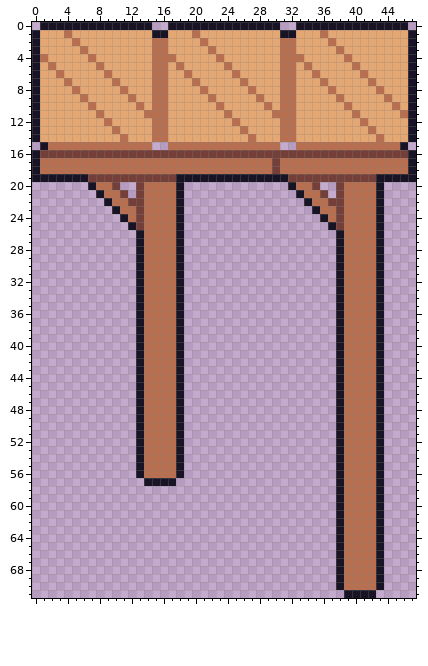
Pixel-art file: assets/store.aseprite. The picture above was drawn from the file before the commit.
48x72 pixels, 1 frame.
And afterwards:
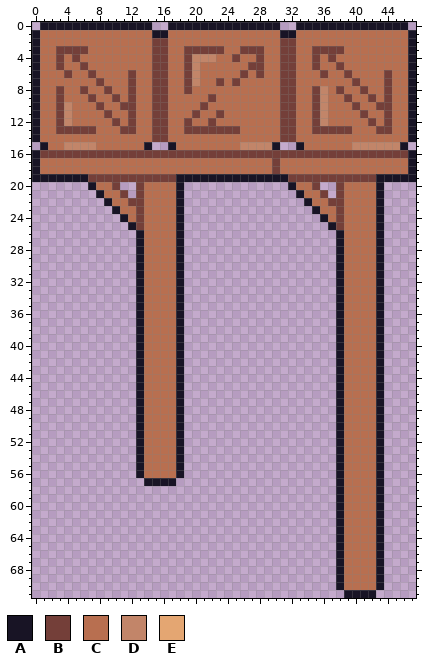
Palette (. is transparent): A #181425  B #743f39  C #b86f50  D #c28569  E #e4a672
Diff:
--- layer "store"
@@ x 0..47 @@
  0 .AAAAAAAAAAAAAA..AAAAAAAAAAAAAA..AAAAAAAAAAAAAA.
- 1 AEEECEEEEEEEEEEAAEEECEEEEEEEEEEAAEEECEEEEEEEEEEA
- 2 AEEEECEEEEEEEEECCEEEECEEEEEEEEECCEEEECEEEEEEEEEA
- 3 AEEEEECEEEEEEEECCEEEEECEEEEEEEECCEEEEECEEEEEEEEA
- 4 ACEEEEECEEEEEEECCCEEEEECEEEEEEECCCEEEEECEEEEEEEA
- 5 AECEEEEECEEEEEECCECEEEEECEEEEEECCECEEEEECEEEEEEA
- 6 AEECEEEEECEEEEECCEECEEEEECEEEEECCEECEEEEECEEEEEA
- 7 AEEECEEEEECEEEECCEEECEEEEECEEEECCEEECEEEEECEEEEA
- 8 AEEEECEEEEECEEECCEEEECEEEEECEEECCEEEECEEEEECEEEA
- 9 AEEEEECEEEEECEECCEEEEECEEEEECEECCEEEEECEEEEECEEA
-10 AEEEEEECEEEEECECCEEEEEECEEEEECECCEEEEEECEEEEECEA
-11 AEEEEEEECEEEEECCCEEEEEEECEEEEECCCEEEEEEECEEEEECA
-12 AEEEEEEEECEEEEECCEEEEEEEECEEEEECCEEEEEEEECEEEEEA
-13 AEEEEEEEEECEEEECCEEEEEEEEECEEEECCEEEEEEEEECEEEEA
-14 AEEEEEEEEEECEEECCEEEEEEEEEECEEECCEEEEEEEEEECEEEA
-15 .ACCCCCCCCCCCCC..CCCCCCCCCCCCCC..CCCCCCCCCCCCCA.
+ 1 ACCCCCCCCCCCCCCAACCCCCCCCCCCCCCAACCCCCCCCCCCCCCA
+ 2 ACCCCCCCCCCCCCCBBCCCCCCCCCCCCCCBBCCCCCCCCCCCCCCA
+ 3 ACCBBBBCCCCCCCCBBCCBBBBBCCBBBCCBBCCBBBBCCCCCCCCA
+ 4 ACCBCBCCCCCCCCCBBCCBDDDCCBCCBCCBBCCBCBCCCCCCCCCA
+ 5 ACCBCCBCCCCCCCCBBCCBDCCCCCCBBCCBBCCBCCBCCCCCCCCA
+ 6 ACCCBCCBCCCCBCCBBCCBDCCCCCBCBCCBBCCCBCCBCCCCBCCA
+ 7 ACCCCCCCBCCCBCCBBCCBDCCBCBCCCCCBBCCCCCCCBCCCBCCA
+ 8 ACCBCCBCCBCCBCCBBCCBCCCCCCCCCCCBBCCBDCBCCBCCBCCA
+ 9 ACCBCCCBCCBCBCCBBCCCCCBCCCCCCCCBBCCBDCCBCCBCBCCA
+10 ACCBDCCCBCCBBCCBBCCCCBCCCCCCCCCBBCCBDCCCBCCBBCCA
+11 ACCBDCCCCBCCBCCBBCCCBCCBCCCCCCCBBCCBDCCCCBCCBCCA
+12 ACCBDCCCCCBCBCCBBCCBCCBCCCCCCCCBBCCBDCCCCCBCBCCA
+13 ACCBBBBBCCCBBCCBBCCBBBBBBBCCCCCBBCCBBBBBCCCBBCCA
+14 ACCCCCCCCCCCCCCBBCCCCCCCCCCCCCCBBCCCCCCCCCCCCCCA
+15 .ACCDDDDCCCCCCA..ACCCCCCCCDDDDA..ACCCCCCDDDDDDA.
 16 ABBBBBBBBBBBBBBBBBBBBBBBBBBBBBBBBBBBBBBBBBBBBBBA
